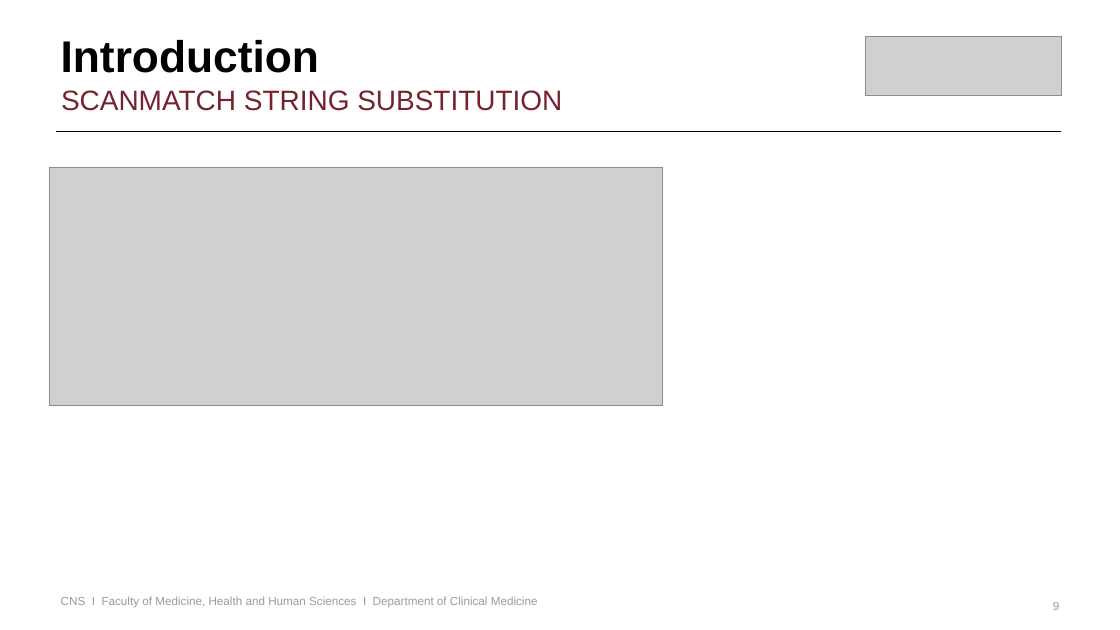
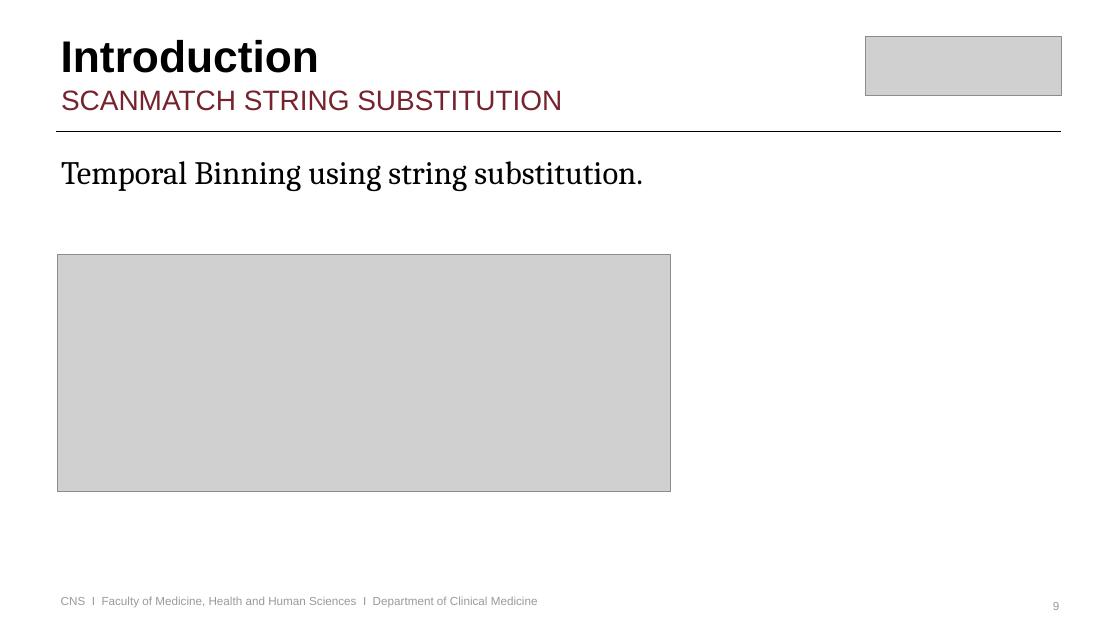
Before and after one commit to robnewport/macquarie, a slide deck: slide 9 of RobNewport_ScanMatch_MultiMatch.pptx. Drawn at 1120x630 pixels with LibreOffice and Linux fonts; fonts in the diff are those of the drawing; grey boxes stand for pictures; background and template pictures are left out. Boxes give left, top, right and bottom in pixels: in the first picture for what was removed or moved away, otherwise in the second. Text is boxed around its words. In the diff, an @@ line names an element or a change of style, - is before the commit and + after.

```diff
--- a/RobNewport_ScanMatch_MultiMatch.pptx
+++ b/RobNewport_ScanMatch_MultiMatch.pptx
@@ text added at [61,161,643,191], 56 pt, text #000000 @@
+Temporal Binning using string substitution.
@@ picture: place and size @@
-picture at [50,168,663,405]
+picture at [58,254,671,491]
```
Also in this commit, not shown: 4 other slides changed, 2 slides added, 1 other file.
